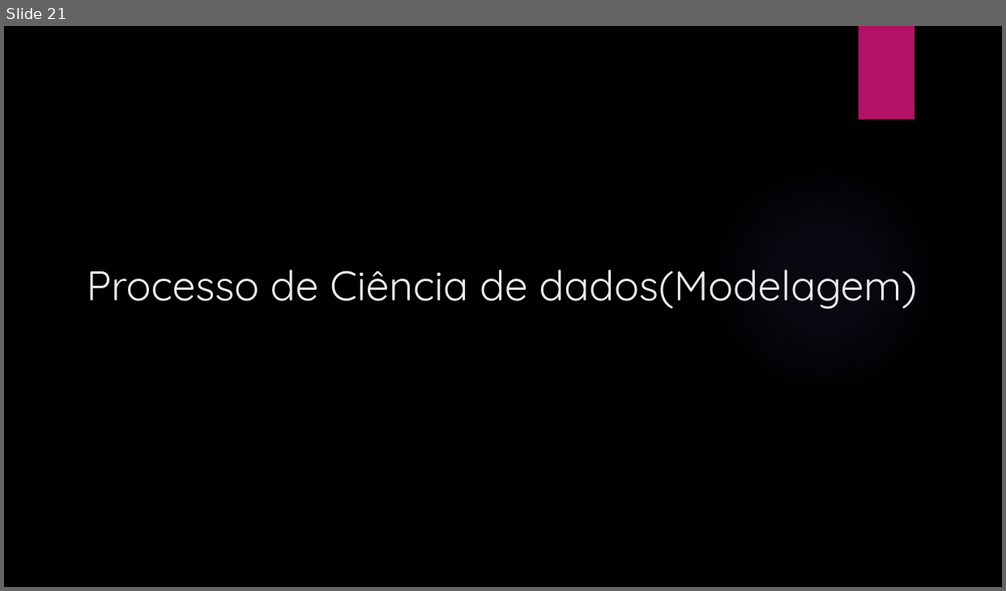
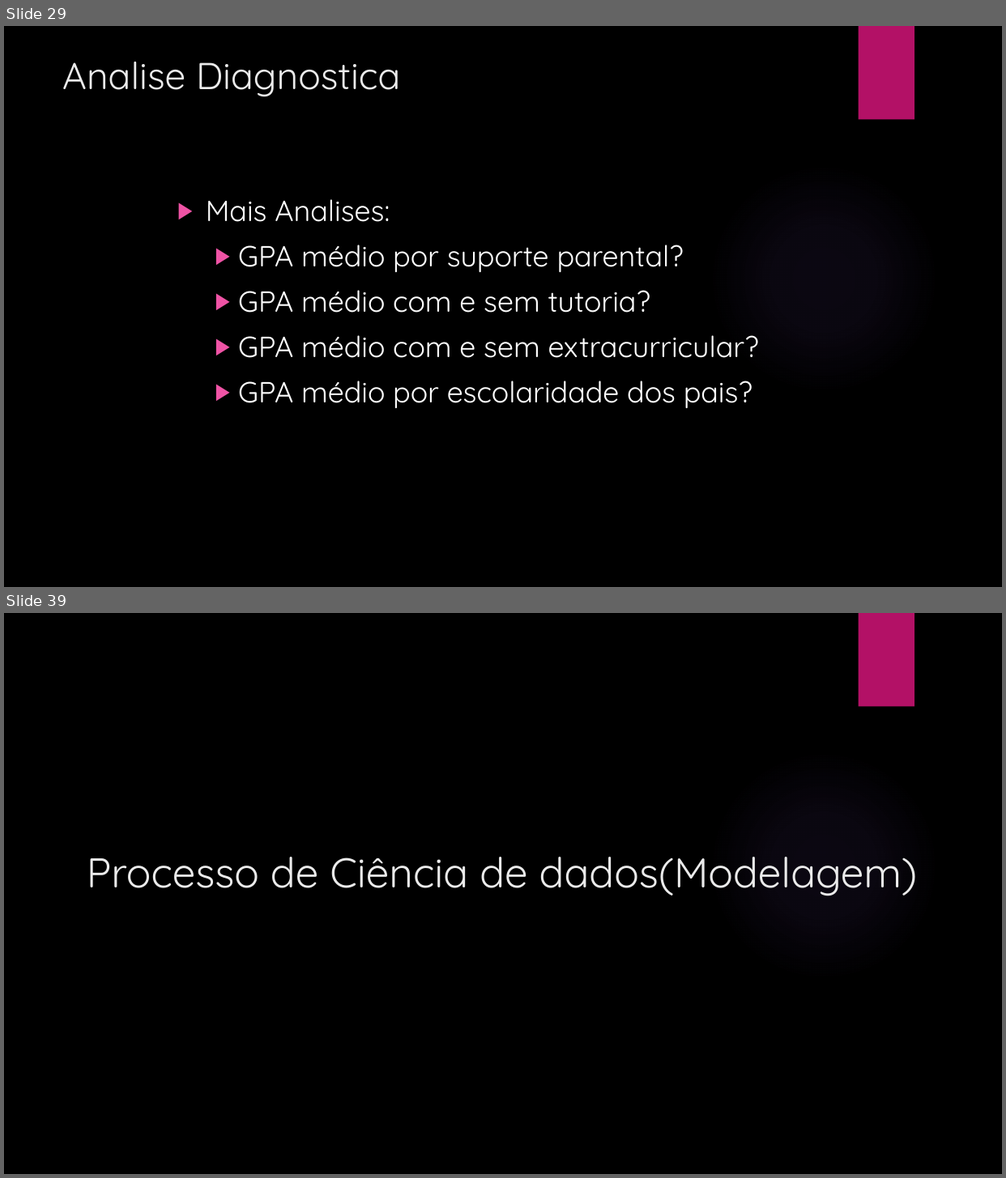
Before and after one commit to elvitin/students_perfomance_topicos_i, a slide deck: docs/Apresentacaotopicos.pptx. Shown one above the other, each under a label of ours: slide 21 before the commit, slides 29 and 39 after it; the slides between them are not shown. The pictures are 1006x591 and 1006x1178 pixels, drawn with LibreOffice and Linux fonts; fonts in the diff are those of the drawing; background and template pictures are left out. Boxes give left, top, right and bottom in pixels: in the first picture for what was removed or moved away, otherwise in the second. Text is boxed around its words. In the diff, an @@ line names an element or a change of style, - is before the commit and + after.

```diff
--- a/docs/Apresentacaotopicos.pptx
+++ b/docs/Apresentacaotopicos.pptx
@@ slide 29 added at <box>4,26,1002,587</box>, background picture (left out); not listed: 2 template elements that a slide beside it also shows @@
@@ title added at <box>62,62,400,97</box>, 36 pt, text #EBEBEB @@
+Analise Diagnostica
@@ text added at <box>206,199,759,408</box>, 28 pt, text #FFFFFF @@
+▶ Mais Analises:
+  ▶ GPA médio por suporte parental?
+  ▶ GPA médio com e sem tutoria?
+  ▶ GPA médio com e sem extracurricular?
+  ▶ GPA médio por escolaridade dos pais?
@@ what was slide 21 is now slide 39 @@
```
Also in this commit, not shown: 2 slides changed, 21 other slides added, 4 slides removed, 4 other files.
